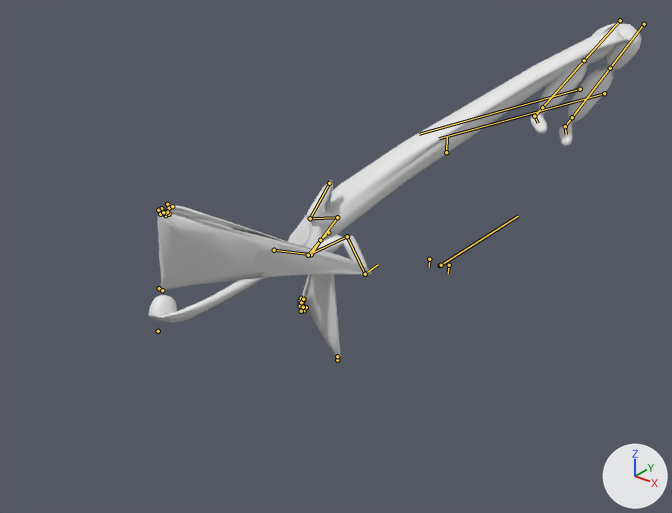
One commit to the FBX model Assets/Art/Models/05_Spaceship/Man.fbx: the scene before it, then after it.
The view is the same before and after, from a 50 mm camera at (2.68, -4.37, 2.52) aimed at (-0.44, -0.47, 0.11). Arrows for +X, +Y and +Z are at lower right; the lights stay in place. Both versions are drawn at frame 382 of the action 'Scene'; the numbers are the values there. The bones that bend it are drawn over the model as lines.

In view in the first picture: 'Man'.
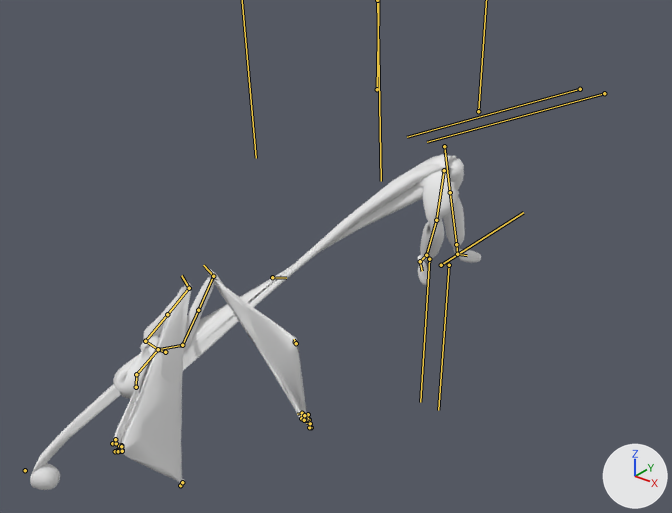
Boxes [x1, y1, x2, y2] around the edits, measured in the pictures (672 x 513 px):
'Man', posed (9% narrower): before [148, 23, 641, 358]; after [30, 154, 481, 490]
bone 'Hip', root to tip: before (446, 152) to (447, 136); after (272, 277) to (286, 278)
bone 'Arm_L', root to tip: before (337, 217) to (310, 218); after (182, 345) to (198, 310)
bone 'Wrist_L', root to tip: before (310, 218) to (329, 183); after (198, 310) to (213, 276)
bone 'Hand_L', root to tip: before (329, 183) to (330, 185); after (213, 276) to (203, 265)
bone 'Arm_R', root to tip: before (308, 255) to (347, 236); after (145, 341) to (167, 314)
bone 'Wrist_R', root to tip: before (347, 236) to (365, 274); after (167, 314) to (189, 288)
bone 'Hand_R', root to tip: before (365, 274) to (378, 264); after (189, 288) to (181, 275)
bone 'Leg1_L', root to tip: before (620, 20) to (584, 60); after (444, 170) to (436, 220)
bone 'Leg2_L', root to tip: before (584, 60) to (542, 107); after (436, 220) to (426, 255)
bone 'Foot1_L', root to tip: before (542, 107) to (534, 116); after (426, 255) to (420, 261)
bone 'Leg1_R', root to tip: before (644, 24) to (610, 68); after (444, 146) to (450, 192)

What the commit changed:
Bone 'Hip' (bone_hip) moves from (0.0, 0.0, 0.0) to (-0.732, -0.742, -0.712).
Bone 'Hip' (bone_hip) turns from (0, 0, 0) to (-55, -117, -55) degrees about its own x, y and z.
Bone 'Arm_L' (bone_arm_l) turns from (-27, -123, -96) to (-62, 26, -54) degrees about its own x, y and z.
Bone 'Wrist_L' (bone_wrist_l) turns from (-94, -126, -32) to (1, 0, 4) degrees about its own x, y and z.
Bone 'Hand_L' (bone_hand_l) moves from (-0.712, -0.712, -0.712) to (0.0, 0.0, 0.0).
Bone 'Hand_L' (bone_hand_l) turns from (-55, -117, -55) to (-41, -12, -41) degrees about its own x, y and z.
Bone 'Arm_R' (bone_arm_r) turns from (-27, -123, -96) to (157, -20, 72) degrees about its own x, y and z.
Bone 'Wrist_R' (bone_wrist_r) turns from (8, -161, -91) to (1, 0, -4) degrees about its own x, y and z.
Bone 'Hand_R' (bone_hand_r) turns from (-55, -117, -55) to (-41, -58, -41) degrees about its own x, y and z.
Bone 'Leg1_L' (bone_leg1_l) turns from (-40, 163, -41) to (4, -36, -85) degrees about its own x, y and z.
Bone 'Leg2_L' (bone_leg2_l) turns from (5, -140, -3) to (-23, -134, -37) degrees about its own x, y and z.
Bone 'Foot1_L' (bone_foot1_l) turns from (-4, -150, 2) to (-53, -129, -40) degrees about its own x, y and z.
Bone 'Leg1_R' (bone_leg1_r) turns from (-17, 171, -30) to (18, -21, -121) degrees about its own x, y and z.
